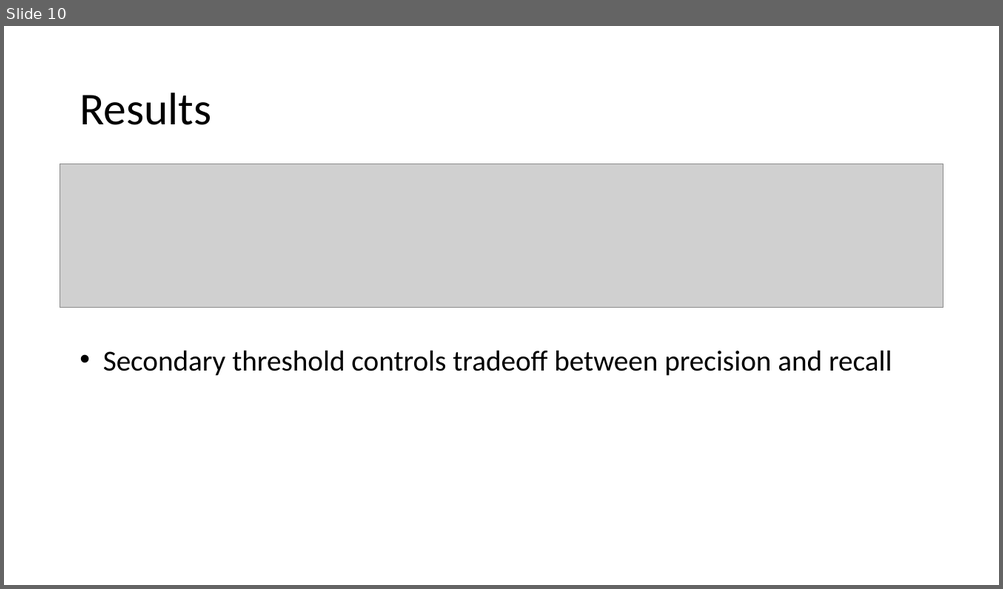
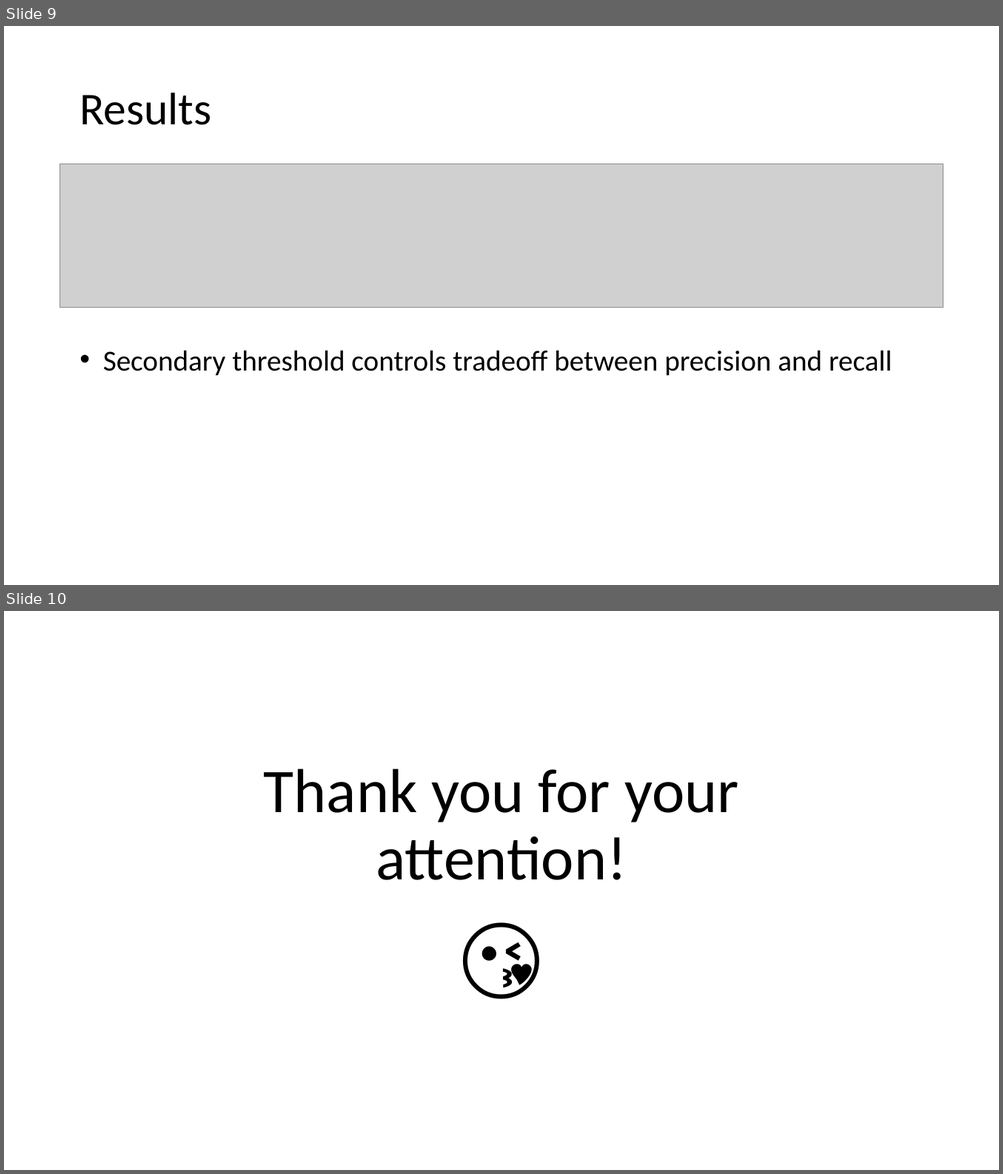
Before and after one commit to spurra/query-annotator-stub, a slide deck: Presentation.ppt. Shown one above the other, each under a label of ours: slide 10 before the commit, slides 9 and 10 after it. The pictures are 1003x589 and 1003x1174 pixels, drawn with LibreOffice and Linux fonts; fonts in the diff are those of the drawing; grey boxes stand for pictures. Boxes give left, top, right and bottom in pixels: in the first picture for what was removed or moved away, otherwise in the second. Text is boxed around its words. In the diff, an @@ line names an element or a change of style, - is before the commit and + after.

Commit message:
Added presentation

```diff
--- a/Presentation.ppt
+++ b/Presentation.ppt
@@ slide 10 added at (4,611,999,1170), background #FFFFFF @@
@@ title added at (264,769,739,880), 60 pt, text #000000 @@
+Thank you for your attention!
@@ subtitle added at (128,905,874,1039), 88 pt, text #000000 @@
+😘
@@ what was slide 10 is now slide 9 @@
```
Also in this commit, not shown: 2 slides removed.
